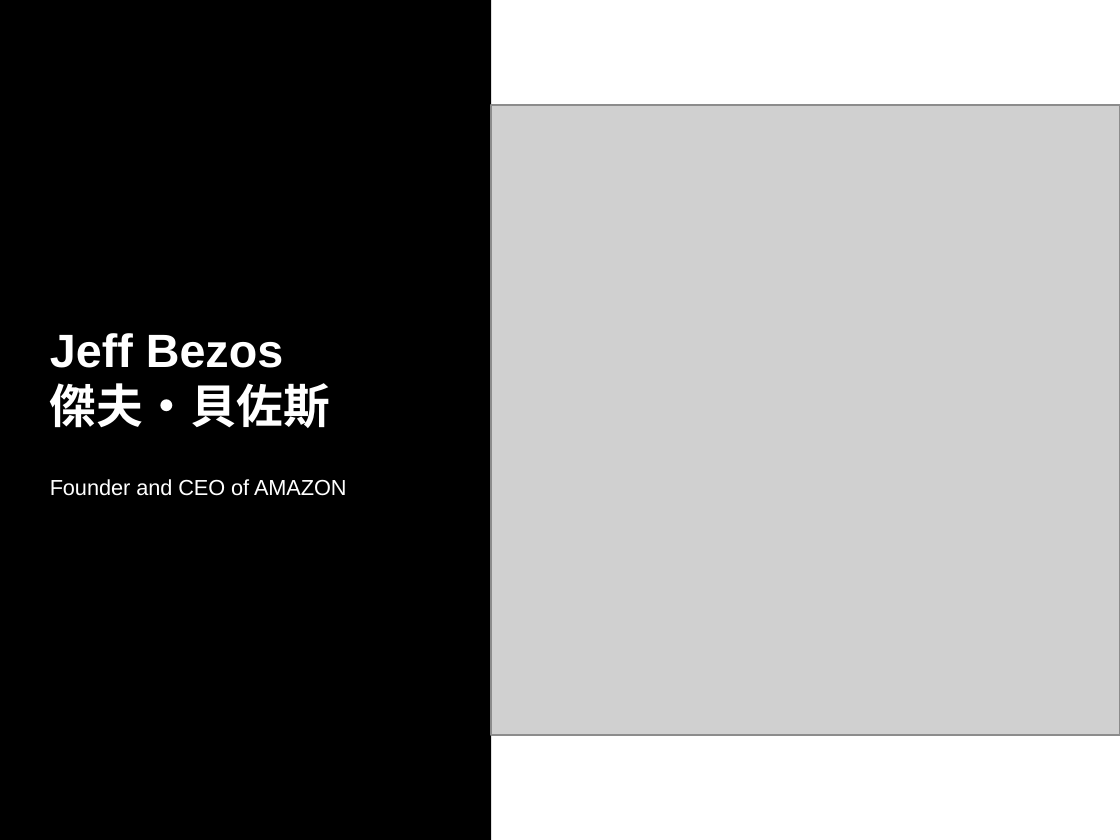
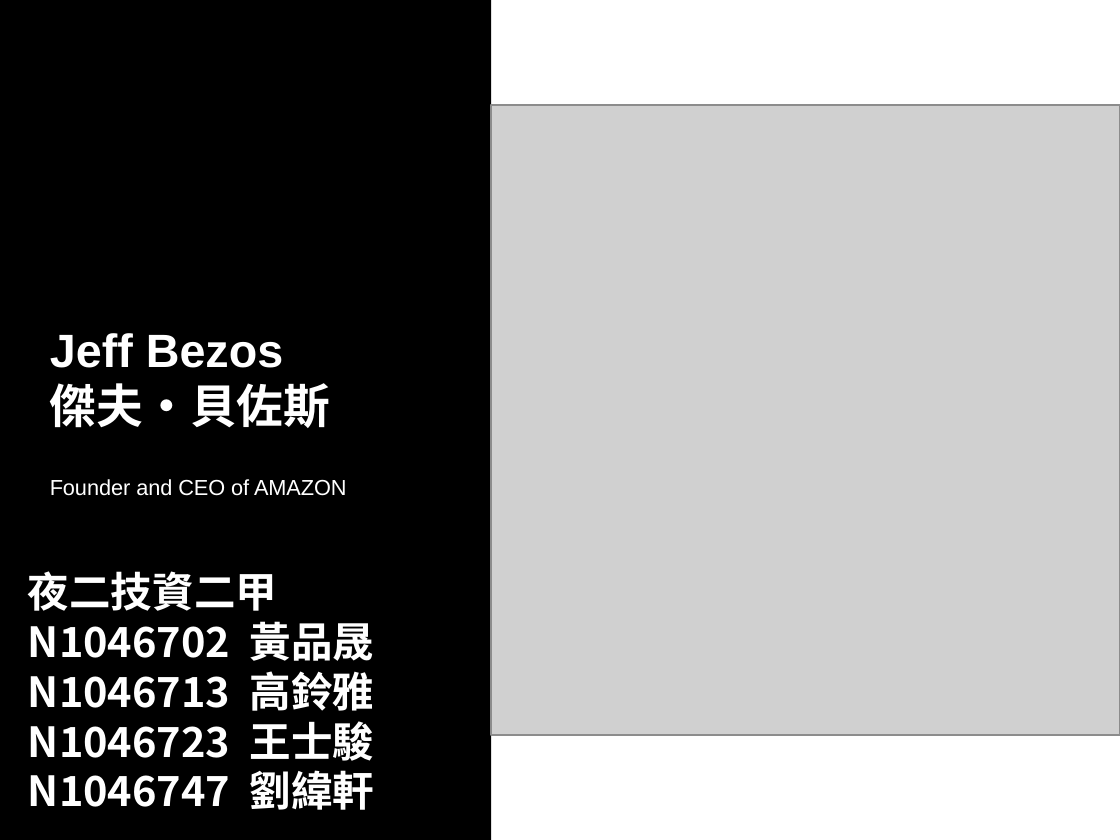
Before and after one commit to alex19891118/NTUB105, a slide deck: slide 1 of Amazon/Jeff Bezos .pptx. Drawn at 1120x840 pixels with LibreOffice and Linux fonts; fonts in the diff are those of the drawing; grey boxes stand for pictures. Boxes give left, top, right and bottom in pixels: in the first picture for what was removed or moved away, otherwise in the second. Text is boxed around its words. In the diff, an @@ line names an element or a change of style, - is before the commit and + after.

```diff
--- a/Amazon/Jeff Bezos .pptx
+++ b/Amazon/Jeff Bezos .pptx
@@ text added at [28, 571, 375, 810], 20 pt, text #FFFFFF, bold @@
+夜二技資二甲
+N1046702 黃品晟
+N1046713 高鈴雅
+N1046723 王士駿
+N1046747 劉緯軒
```
Also in this commit, not shown: 4 other slides changed.
